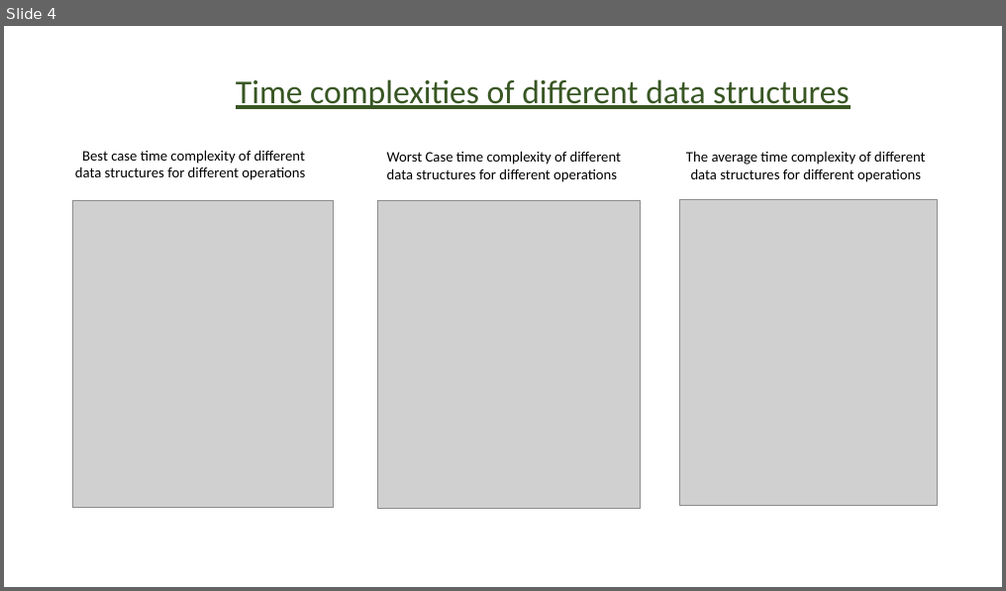
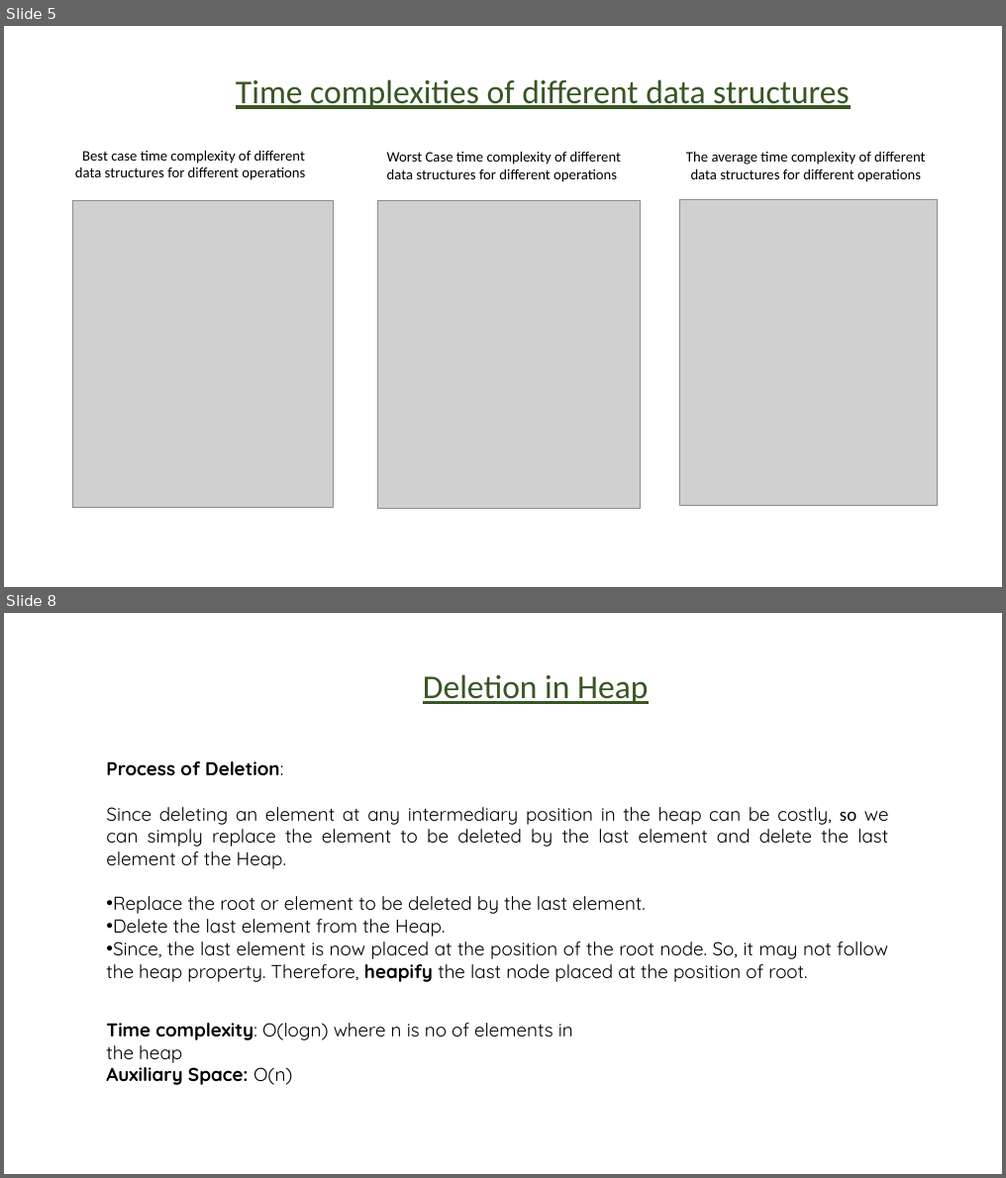
Before and after one commit to GenadyKogan/Data-Structures, a slide deck: t-08-heap/תרגול 8.pptx. Shown one above the other, each under a label of ours: slide 4 before the commit, slides 5 and 8 after it; the slides between them are not shown. The pictures are 1006x591 and 1006x1178 pixels, drawn with LibreOffice and Linux fonts; fonts in the diff are those of the drawing; grey boxes stand for pictures; background and template pictures are left out. Boxes give left, top, right and bottom in pixels: in the first picture for what was removed or moved away, otherwise in the second. Text is boxed around its words. In the diff, an @@ line names an element or a change of style, - is before the commit and + after.

```diff
--- a/t-08-heap/תרגול 8.pptx
+++ b/t-08-heap/תרגול 8.pptx
@@ slide 8 added at <box>4,613,1002,1174</box>, background picture (left out) @@
@@ text added at <box>423,674,648,704</box>, 32 pt, text #385723, underline @@
+Deletion in Heap
@@ text added at <box>106,761,889,982</box>, 18 pt, text #000000 @@
+Process of Deletion:
+Since deleting an element at any intermediary position in the heap can be costly, so we can simply replace the element to be deleted by the last element and delete the last element of the Heap.
+• Replace the root or element to be deleted by the last element.
+• Delete the last element from the Heap.
+• Since, the last element is now placed at the position of the root node. So, it may not follow the heap property. Therefore, heapify the last node placed at the position of root.
@@ text added at <box>106,1023,573,1085</box>, 18 pt, text #000000 @@
+Time complexity: O(logn) where n is no of elements in the heap
+Auxiliary Space: O(n)
@@ what was slide 4 is now slide 5 @@
```
Also in this commit, not shown: 4 slides changed, 10 other slides added.
